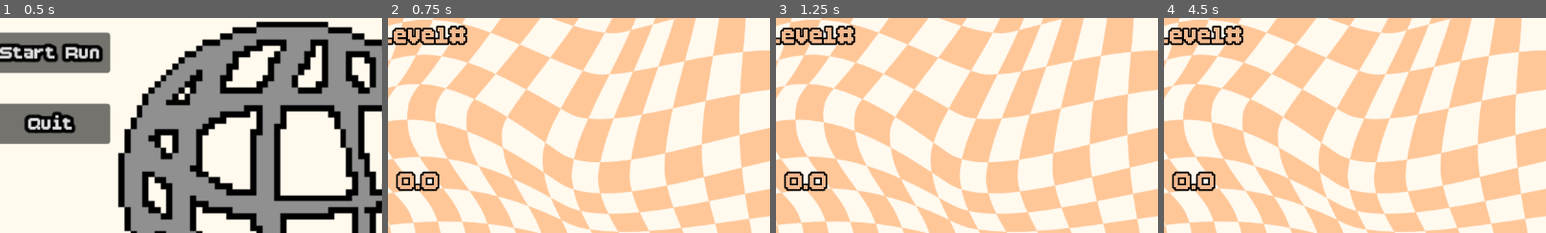
Above: before the commit, frames 1-4 (left to right).
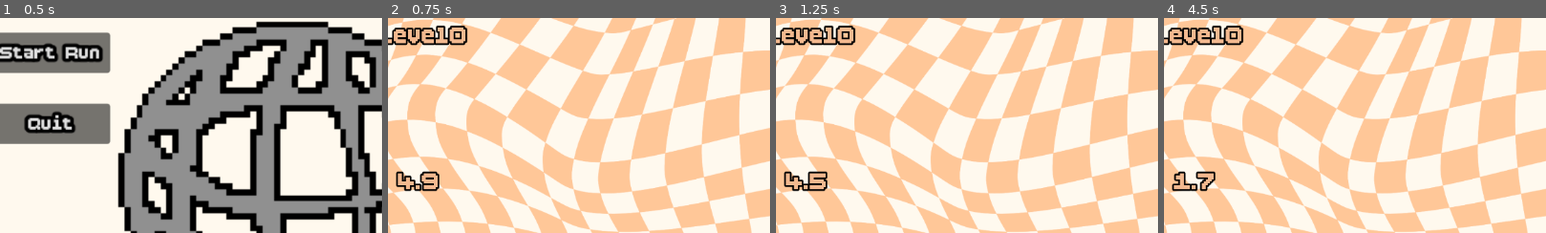
Above: after the commit, the same moments.

Repository: Doctor-Quack/Lil-Ware-Game
Game: Godot game, scene res://Scenes/title_screen.tscn
Same seed, same stepped clock (60 frames per second), same inputs: the game is played once before the commit and once after it.
Inputs (mouse positions are % of the whole screen's width and height, from its top left):
- Up to frame 1 (0.5 s): no input
- Up to frame 2 (0.75 s): click "Start Run" at 0.5 s
- Up to frame 3 (1.25 s): no input
- Up to frame 4 (4.5 s): tap Enter (ui_accept) at 1.25, 1.35, 1.52, 1.82, 2.27, 2.3, 2.57, 3.05, 3.5, 3.6, 3.77, 4.07 s; move the mouse to (72, 45) at 1.27 s; hold Right (ui_right) 1.28-2.78 s; click (72, 45) at 1.42 s; move the mouse to (30, 55) at 2.02 s; tap Alt at 2.1, 4.35 s; move the mouse to (60, 28) at 2.77 s; hold Left (ui_left) 2.78-3.53 s; tap Shift at 2.85 s; move the mouse to (45, 70) at 3.52 s; hold Right (ui_right) from 3.53 s (still down); click (45, 70) at 3.67 s; move the mouse to (80, 65) at 4.27 s
The pictures show only the part of the screen within x 42-92%, y 39-89%; the shares and areas given below are measured in that part.

Frame 1 is identical in both runs. In frame 2, 0.5% of the frame differs, in the area x 2-21%, y 3-81%; in frame 3, 0.6%; in frame 4, 0.7%.
Error before the commit: Parse Error: Expected closing ")" after function parameters. (res://Scenes/timer_screen.gd:49)

Commit message:
started on first minigame
last push of the day. made a 2d player for a platformer minigame and started designing a floor. some mistakes made along the commit.

Diff:
--- a/Scenes/level_scene.tscn
+++ b/Scenes/level_scene.tscn
@@ -1,9 +1,9 @@
 [gd_scene format=3 uid="uid://b53weak2q12hd"]
 
 [ext_resource type="Script" uid="uid://ddedp3dh15vwg" path="res://Scenes/timer_screen.gd" id="1_2fcgv"]
-[ext_resource type="Texture2D" uid="uid://ch06ehr3yooda" path="res://level intermission.png" id="1_rol8n"]
-[ext_resource type="Texture2D" uid="uid://cr3svr4xjo0me" path="res://Scenes/lil' head.png.png" id="3_qnqh0"]
-[ext_resource type="FontFile" uid="uid://6ywva5a6wafu" path="res://BoldPixels.ttf" id="4_lymix"]
+[ext_resource type="Texture2D" uid="uid://ch06ehr3yooda" path="res://textures/level intermission.png" id="2_2fcgv"]
+[ext_resource type="Texture2D" uid="uid://cr3svr4xjo0me" path="res://textures/lil' head.png.png" id="3_2fcgv"]
+[ext_resource type="FontFile" uid="uid://6ywva5a6wafu" path="res://textures/BoldPixels.ttf" id="4_2fcgv"]
 
 [node name="level_scene" type="Node2D" unique_id=180428287]
 script = ExtResource("1_2fcgv")
@@ -11,7 +11,7 @@
 [node name="TextureRect" type="TextureRect" parent="." unique_id=1986082342]
 offset_right = 1151.0
 offset_bottom = 647.0
-texture = ExtResource("1_rol8n")
+texture = ExtResource("2_2fcgv")
 expand_mode = 1
 
 [node name="life container" type="HBoxContainer" parent="." unique_id=704691104]
@@ -23,23 +23,23 @@
 
 [node name="lil\' head" type="TextureRect" parent="life container" unique_id=845345762]
 layout_mode = 2
-texture = ExtResource("3_qnqh0")
+texture = ExtResource("3_2fcgv")
 
 [node name="lil\' head2" type="TextureRect" parent="life container" unique_id=901715153]
 layout_mode = 2
-texture = ExtResource("3_qnqh0")
+texture = ExtResource("3_2fcgv")
 
 [node name="lil\' head3" type="TextureRect" parent="life container" unique_id=567067629]
 layout_mode = 2
-texture = ExtResource("3_qnqh0")
+texture = ExtResource("3_2fcgv")
 
 [node name="lil\' head4" type="TextureRect" parent="life container" unique_id=1902344445]
 layout_mode = 2
-texture = ExtResource("3_qnqh0")
+texture = ExtResource("3_2fcgv")
 
 [node name="lil\' head5" type="TextureRect" parent="life container" unique_id=1027125790]
 layout_mode = 2
-texture = ExtResource("3_qnqh0")
+texture = ExtResource("3_2fcgv")
 
 [node name="Level_node" type="RichTextLabel" parent="." unique_id=1842749168]
 clip_contents = false
@@ -49,7 +49,7 @@
 offset_bottom = 330.0
 theme_override_colors/default_color = Color(0.9530831, 0.72541416, 0.55994534, 1)
 theme_override_constants/outline_size = 10
-theme_override_fonts/normal_font = ExtResource("4_lymix")
+theme_override_fonts/normal_font = ExtResource("4_2fcgv")
 theme_override_font_sizes/normal_font_size = 48
 text = "Level#"
 
@@ -57,10 +57,10 @@
 clip_contents = false
 offset_left = 493.0
 offset_top = 480.0
-offset_right = 573.0
+offset_right = 742.0
 offset_bottom = 552.0
 theme_override_colors/default_color = Color(0.9530831, 0.72541416, 0.55994534, 1)
 theme_override_constants/outline_size = 10
-theme_override_fonts/normal_font = ExtResource("4_lymix")
+theme_override_fonts/normal_font = ExtResource("4_2fcgv")
 theme_override_font_sizes/normal_font_size = 48
 text = "0.0"
--- /dev/null
+++ b/Scenes/minigame_1.tscn
@@ -0,0 +1,32 @@
+[gd_scene format=3 uid="uid://bhu877hpe1wqi"]
+
+[ext_resource type="Texture2D" uid="uid://ch06ehr3yooda" path="res://textures/level intermission.png" id="1_enoba"]
+
+[sub_resource type="RectangleShape2D" id="RectangleShape2D_8vltv"]
+size = Vector2(1200, 40)
+
+[node name="minigame_1" type="Node2D" unique_id=1784548025]
+
+[node name="background" type="TextureRect" parent="." unique_id=1700123286]
+offset_right = 40.0
+offset_bottom = 40.0
+scale = Vector2(28.774893, 15.149857)
+texture = ExtResource("1_enoba")
+expand_mode = 1
+
+[node name="Parallax2D" type="Parallax2D" parent="background" unique_id=1689349550]
+repeat_size = Vector2(1000, 0)
+autoscroll = Vector2(100, 0)
+
+[node name="StaticBody2D" type="StaticBody2D" parent="." unique_id=2067535029]
+
+[node name="ColorRect" type="ColorRect" parent="StaticBody2D" unique_id=1638344727]
+offset_left = 1.0
+offset_top = 607.0
+offset_right = 41.0
+offset_bottom = 647.0
+scale = Vector2(28.806288, 1.0077256)
+
+[node name="CollisionShape2D" type="CollisionShape2D" parent="StaticBody2D" unique_id=1260243657]
+position = Vector2(585, 627)
+shape = SubResource("RectangleShape2D_8vltv")
--- /dev/null
+++ b/Scenes/minigame_timer.gd
@@ -0,0 +1,28 @@
+extends Node2D
+@onready var timer: RichTextLabel = $timer #literally just the richlabeltext
+
+var time : float
+
+# Called when the node enters the scene tree for the first time.
+func _ready() -> void:
+	pass
+
+# Called every frame. 'delta' is the elapsed time since the previous frame.
+func _process(_delta: float) -> void:
+	timer.text = str(snapped(time, 0.10)) # this makes names easier
+
+func Timer(start_time: float): # making a new function for timer countdown!
+	# we want the timer to go down, and when it reaches 0 it transitions
+	# to the next scene!
+
+	time = start_time
+
+	while time > 0.0: # run if timer hasnt reached 0
+		await wait(0.10)
+		time = time - 0.10
+
+	#when timer reaches 0
+	return
+
+func wait(seconds: float) -> void: # write this simple function out for wait!
+	await get_tree().create_timer(seconds).timeout # makes u wait
--- /dev/null
+++ b/Scenes/minigame_timer.tscn
@@ -0,0 +1,11 @@
+[gd_scene format=3 uid="uid://67akd58ra2no"]
+
+[ext_resource type="Script" uid="uid://cgtb358v3ms3v" path="res://Scenes/minigame_timer.gd" id="1_n0myg"]
+
+[node name="minigame_timer" type="Node2D" unique_id=877139059]
+script = ExtResource("1_n0myg")
+
+[node name="RichTextLabel" type="RichTextLabel" parent="." unique_id=2118485443]
+offset_right = 40.0
+offset_bottom = 40.0
+text = "timer"
--- /dev/null
+++ b/Scenes/player.tscn
@@ -0,0 +1,26 @@
+[gd_scene format=3 uid="uid://dfqqemqxgub2u"]
+
+[ext_resource type="Script" uid="uid://chdgetukc7gw4" path="res://player.gd" id="1_cvnsp"]
+[ext_resource type="Texture2D" uid="uid://v37iebt8wnsm" path="res://textures/New Piskel-1.png.png" id="2_6t5aa"]
+
+[sub_resource type="CircleShape2D" id="CircleShape2D_8vltv"]
+radius = 18.0
+
+[sub_resource type="CircleShape2D" id="CircleShape2D_0i71g"]
+radius = 18.0
+
+[node name="player" type="CharacterBody2D" unique_id=548842010]
+script = ExtResource("1_cvnsp")
+
+[node name="Sprite2D" type="Sprite2D" parent="." unique_id=2108323820]
+texture = ExtResource("2_6t5aa")
+
+[node name="CollisionShape2D" type="CollisionShape2D" parent="Sprite2D" unique_id=1742653632]
+position = Vector2(2, 0)
+shape = SubResource("CircleShape2D_8vltv")
+
+[node name="Area2D" type="Area2D" parent="." unique_id=1942389161]
+
+[node name="CollisionShape2D" type="CollisionShape2D" parent="Area2D" unique_id=1114776093]
+position = Vector2(2, 0)
+shape = SubResource("CircleShape2D_0i71g")
--- a/Scenes/timer_screen.gd
+++ b/Scenes/timer_screen.gd
@@ -25,7 +25,7 @@
 		get_tree().change_scene_to_file("res://Scenes/title_screen.tscn")
 
 
-func _process(delta: float) -> void:
+func _process(_delta: float) -> void:
 	match Global.lives:
 		#asks or checks if lives is equal to one of these values, but is not very good looking
 		4:
@@ -46,5 +46,13 @@
 			life_container.hide() #removes all lives from screen
 	timer_node.text = str(time) #this shows the int of the time variable as a string
 	level_node.text = "Level" + str(Global.minigames_done) #this shows you what minigame is being played using concatenation
-func Timer(start_time float): #makes a new function for the countdown
+func Timer(start_time: float): #makes a new function for the countdown
 	time = start_time #make the timer, which is reflected through the timer text, start at your desired number
+	while time > 0.0: #run if timer hasn't reached 0
+		#when the timer hits 0, it should change scenes
+		await wait(0.1) #asks scripts to wait on this function. the 'wait' name for the function does nothing here, as await is just telling the script to wait for th function to complete before progressing
+		time -= 0.1 #removes 0.1 from time variable
+	return
+
+func wait(seconds: float) -> void: #this simple function is for wait
+	await get_tree().create_timer(seconds).timeout #makes you wait
--- a/Scenes/title_screen.tscn
+++ b/Scenes/title_screen.tscn
@@ -1,8 +1,8 @@
 [gd_scene format=3 uid="uid://clhenq5vgy1fm"]
 
 [ext_resource type="Script" uid="uid://bog7vvf01gmgx" path="res://Scenes/title_screen.gd" id="1_4gxqj"]
-[ext_resource type="Texture2D" uid="uid://dv8mkjomqrkq7" path="res://Lil'Ware non-title page.png" id="1_p3fck"]
-[ext_resource type="FontFile" uid="uid://6ywva5a6wafu" path="res://BoldPixels.ttf" id="2_4gxqj"]
+[ext_resource type="Texture2D" uid="uid://dv8mkjomqrkq7" path="res://textures/Lil'Ware non-title page.png" id="1_p3fck"]
+[ext_resource type="FontFile" uid="uid://6ywva5a6wafu" path="res://textures/BoldPixels.ttf" id="2_4gxqj"]
 
 [node name="TitleScreen" type="Node2D" unique_id=488486850]
 script = ExtResource("1_4gxqj")
--- a/minigame_timer.gd
+++ /dev/null
@@ -1,11 +0,0 @@
-extends Node2D
-
-
-# Called when the node enters the scene tree for the first time.
-func _ready() -> void:
-	pass # Replace with function body.
-
-
-# Called every frame. 'delta' is the elapsed time since the previous frame.
-func _process(delta: float) -> void:
-	pass
--- /dev/null
+++ b/player.gd
@@ -0,0 +1,25 @@
+extends CharacterBody2D
+
+
+const SPEED = 300.0
+const JUMP_VELOCITY = -400.0
+
+
+func _physics_process(delta: float) -> void:
+	# Add the gravity.
+	if not is_on_floor():
+		velocity += get_gravity() * delta
+
+	# Handle jump.
+	if Input.is_action_just_pressed("ui_accept") and is_on_floor():
+		velocity.y = JUMP_VELOCITY
+
+	# Get the input direction and handle the movement/deceleration.
+	# As good practice, you should replace UI actions with custom gameplay actions.
+	var direction := Input.get_axis("ui_left", "ui_right")
+	if direction:
+		velocity.x = direction * SPEED
+	else:
+		velocity.x = move_toward(velocity.x, 0, SPEED)
+
+	move_and_slide()
Renamed: minigame_timer.gd.uid -> Scenes/minigame_timer.gd.uid
Not shown, added: player.gd.uid
Renamed: BoldPixels.ttf -> textures/BoldPixels.ttf
Not shown, changed: textures/BoldPixels.ttf.import
Renamed: Lil'Ware non-title page.png -> textures/Lil'Ware non-title page.png
Not shown, changed: textures/Lil'Ware non-title page.png.import
Binary file added: textures/New Piskel-1.png.png
Not shown, changed: textures/New Piskel-1.png.png.import
Renamed: level intermission.png -> textures/level intermission.png
Not shown, changed: textures/level intermission.png.import
Renamed: Scenes/lil' head.png.png -> textures/lil' head.png.png
Not shown, added: textures/lil' head.png.png.import
